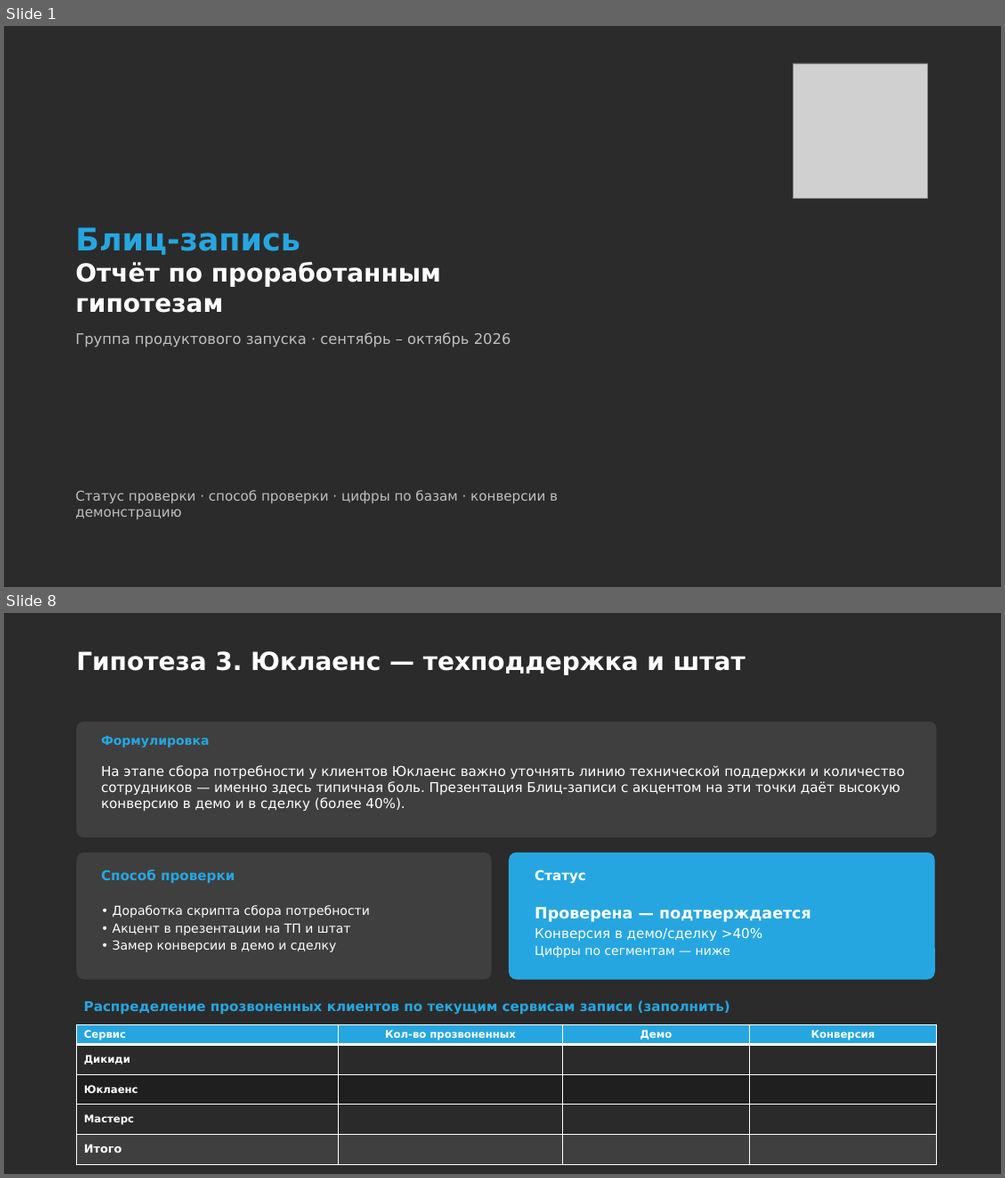
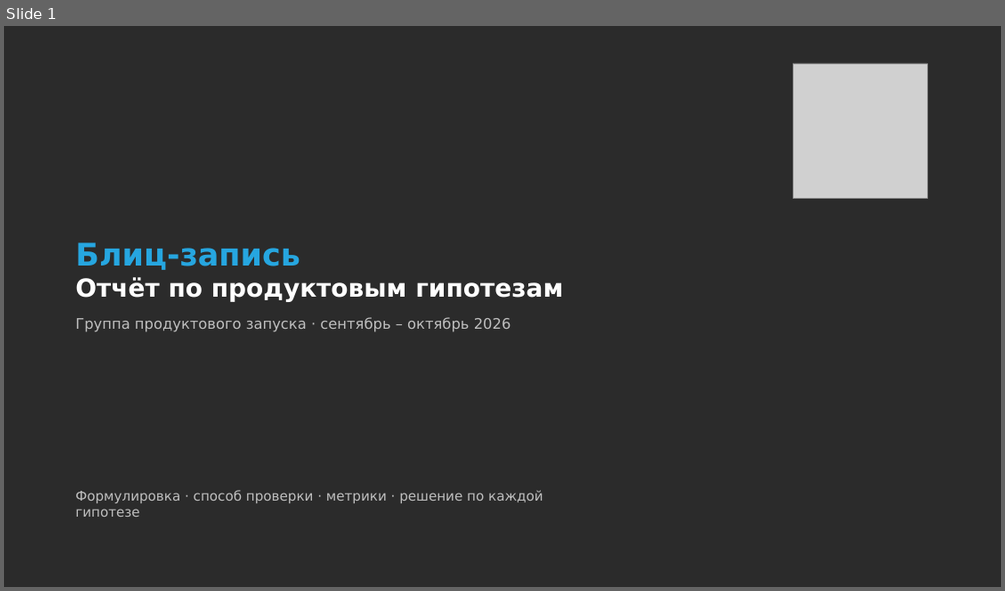
Before and after one commit to daaanilNikonov/for-lisa, a slide deck: presentation/Блиц-запись_Отчет_по_гипотезам.pptx. Shown one above the other, each under a label of ours: slides 1 and 8 before the commit, slide 1 after it; the slides between them are not shown. The pictures are 1005x1178 and 1005x591 pixels, drawn with LibreOffice and Linux fonts; fonts in the diff are those of the drawing; grey boxes stand for pictures; background and template pictures are left out; a plain dark background stands for a picture behind light text. Boxes give left, top, right and bottom in pixels: in the first picture for what was removed or moved away, otherwise in the second. Text is boxed around its words. In the diff, an @@ line names an element or a change of style, - is before the commit and + after.

```diff
--- a/presentation/Блиц-запись_Отчет_по_гипотезам.pptx
+++ b/presentation/Блиц-запись_Отчет_по_гипотезам.pptx
@@ slide 8 removed at <box>4,613,1001,1174</box>, background picture (left out) @@
@@ title removed at <box>76,651,745,675</box> @@
-Гипотеза 3. Юклаенс — техподдержка и штат
@@ rounded rectangle removed at <box>77,722,937,837</box> @@
@@ text removed at <box>101,736,209,747</box> @@
-Формулировка
@@ text removed at <box>101,765,905,811</box> @@
-На этапе сбора потребности у клиентов Юклаенс важно уточнять линию технической поддержки и количество сотрудников — именно здесь типичная боль. Презентация Блиц-записи с акцентом на эти точки даёт высокую конверсию в демо и в сделку (более 40%).
@@ rounded rectangle removed at <box>77,852,492,980</box> @@
@@ rounded rectangle removed at <box>509,852,935,980</box> @@
@@ text removed at <box>101,869,235,883</box> @@
-Способ проверки
@@ text removed at <box>534,869,586,884</box> @@
-Статус
@@ text removed at <box>113,905,369,952</box> @@
-• Доработка скрипта сбора потребности
-• Акцент в презентации на ТП и штат
-• Замер конверсии в демо и сделку
@@ text removed at <box>534,907,811,957</box> @@
-Проверена — подтверждается
-Конверсия в демо/сделку >40%
-Цифры по сегментам — ниже
@@ text removed at <box>84,1000,730,1014</box> @@
-Распределение прозвоненных клиентов по текущим сервисам записи (заполнить)
@@ table removed at <box>77,1024,937,1156</box>, 5 rows, 4 columns @@
-Сервис | Кол-во прозвоненных | Демо | Конверсия
-Дикиди |  |  | 
-Юклаенс |  |  | 
-Мастерс |  |  | 
-Итого |  |  | 
@@ slide 1 changed as well @@
@@ title at <box>75,277,563,302</box>: text changed @@
-Отчёт по проработанным гипотезам
+Отчёт по продуктовым гипотезам
@@ subtitle at <box>75,490,543,516</box>: text changed @@
-Статус проверки · способ проверки · цифры по базам · конверсии в демонстрацию
+Формулировка · способ проверки · метрики · решение по каждой гипотезе
```
Also in this commit, not shown: 17 slides added, 8 other slides removed, 1 other file.
